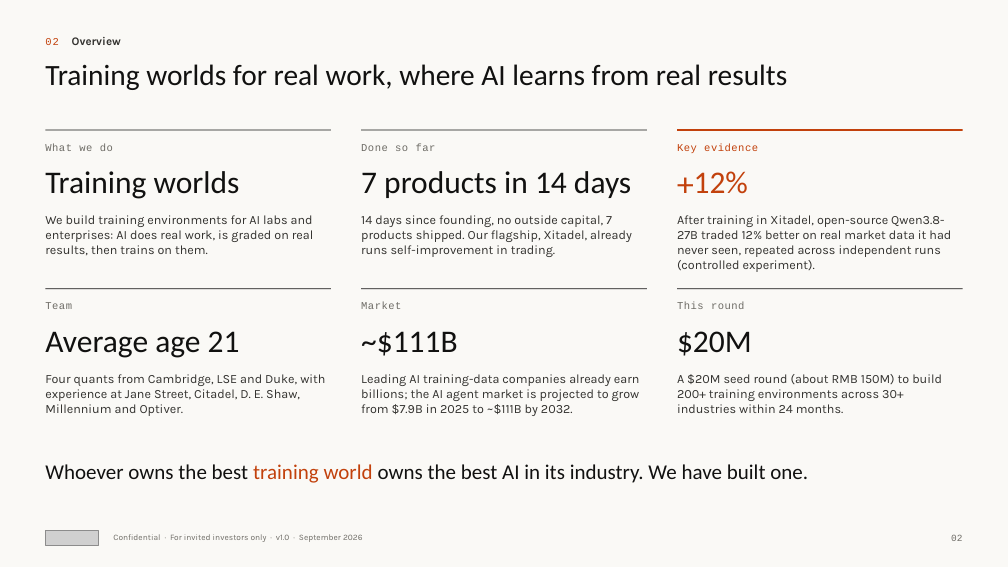
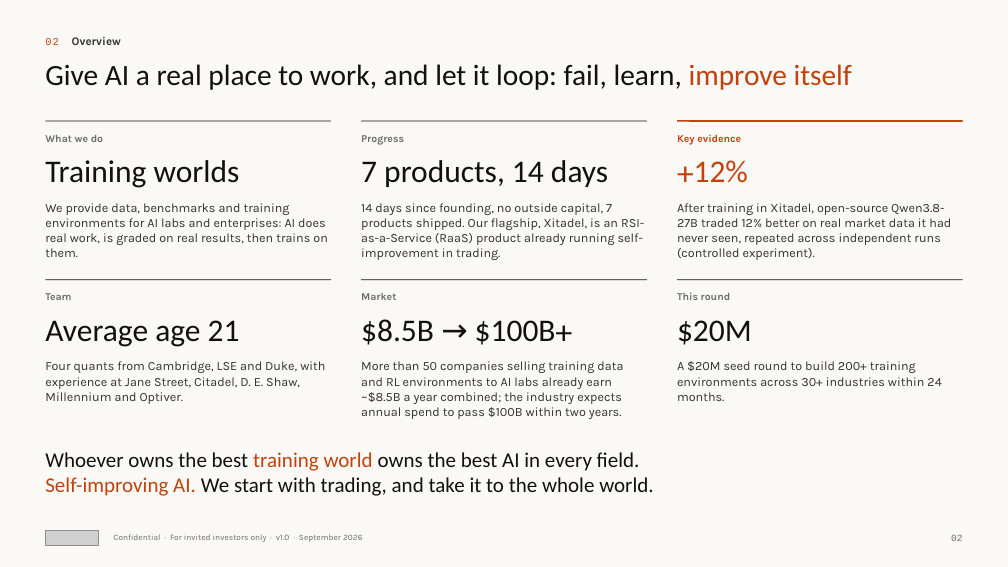
Before and after one commit to wangchen0802/Delta1, a slide deck: slide 2 of SimReal-Seed-Deck-EN.pptx. Drawn at 1008x567 pixels with LibreOffice and Linux fonts; fonts in the diff are those of the drawing; grey boxes stand for pictures. Boxes give left, top, right and bottom in pixels: in the first picture for what was removed or moved away, otherwise in the second. Text is boxed around its words. In the diff, an @@ line names an element or a change of style, - is before the commit and + after.

```diff
--- a/SimReal-Seed-Deck-EN.pptx
+++ b/SimReal-Seed-Deck-EN.pptx
@@ text at box(45, 64, 852, 90): text changed @@
-Training worlds for real work, where AI learns from real results
+Give AI a real place to work, and let it loop: fail, learn, improve itself
@@ text at box(361, 135, 404, 145): text changed; font Courier New to Karla; bold on @@
-Done so far
+Progress
@@ text at box(361, 160, 608, 187): text changed @@
-7 products in 14 days
+7 products, 14 days
@@ text at box(45, 203, 327, 257): text changed @@
-We build training environments for AI labs and enterprises: AI does real work, is graded on real results, then trains on them.
+We provide data, benchmarks and training environments for AI labs and enterprises: AI does real work, is graded on real results, then trains on them.
@@ text at box(361, 203, 644, 260): text changed @@
-14 days since founding, no outside capital, 7 products shipped. Our flagship, Xitadel, already runs self-improvement in trading.
+14 days since founding, no outside capital, 7 products shipped. Our flagship, Xitadel, is an RSI-as-a-Service (RaaS) product already running self-improvement in trading.
@@ 10 texts, 6 lines: place and size @@
-10 texts, 6 lines at box(45, 130, 963, 358)
+10 texts, 6 lines at box(45, 121, 963, 347)
@@ font Courier New to Karla, letter spacing 0.5 to 0 pt, bold on in 5 elements at box(45, 135, 103, 142), box(677, 134, 741, 145), box(45, 293, 71, 300), box(361, 293, 396, 300), box(677, 292, 731, 300) @@
@@ text at box(361, 319, 573, 345): text changed @@
-~$111B
+$8.5B → $100B+
@@ text "Four quants from Cambridge, LSE ...": place and size @@
-text "Four quants from Cambridge, LSE ..." at box(45, 374, 325, 416)
+text "Four quants from Cambridge, LSE ..." at box(45, 361, 325, 404)
@@ text at box(361, 361, 623, 419): text changed @@
-Leading AI training-data companies already earn billions; the AI agent market is projected to grow from $7.9B in 2025 to ~$111B by 2032.
+More than 50 companies selling training data and RL environments to AI labs already earn ~$8.5B a year combined; the industry expects annual spend to pass $100B within two years.
@@ text at box(677, 361, 941, 401): text changed @@
-A $20M seed round (about RMB 150M) to build 200+ training environments across 30+ industries within 24 months.
+A $20M seed round to build 200+ training environments across 30+ industries within 24 months.
@@ text "Whoever owns the best training ..." at box(45, 452, 653, 496): vertical alignment middle to top @@
@@ text at box(45, 452, 653, 496): text changed @@
-Whoever owns the best training world owns the best AI in its industry. We have built one.
+Whoever owns the best training world owns the best AI in every field.
+Self-improving AI. We start with trading, and take it to the whole world.
```
Also in this commit, not shown: 16 other slides changed, 6 slides removed, 6 other files.
